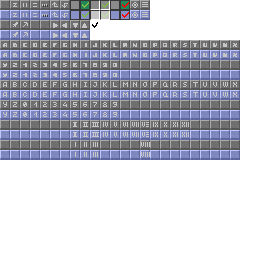
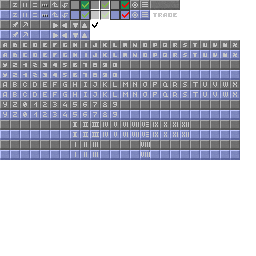
Layered file, before and after one edit (256x256). Changes by layer:
added layer "trade" above "gui_buttons.png" over [150, 0, 180, 17]
